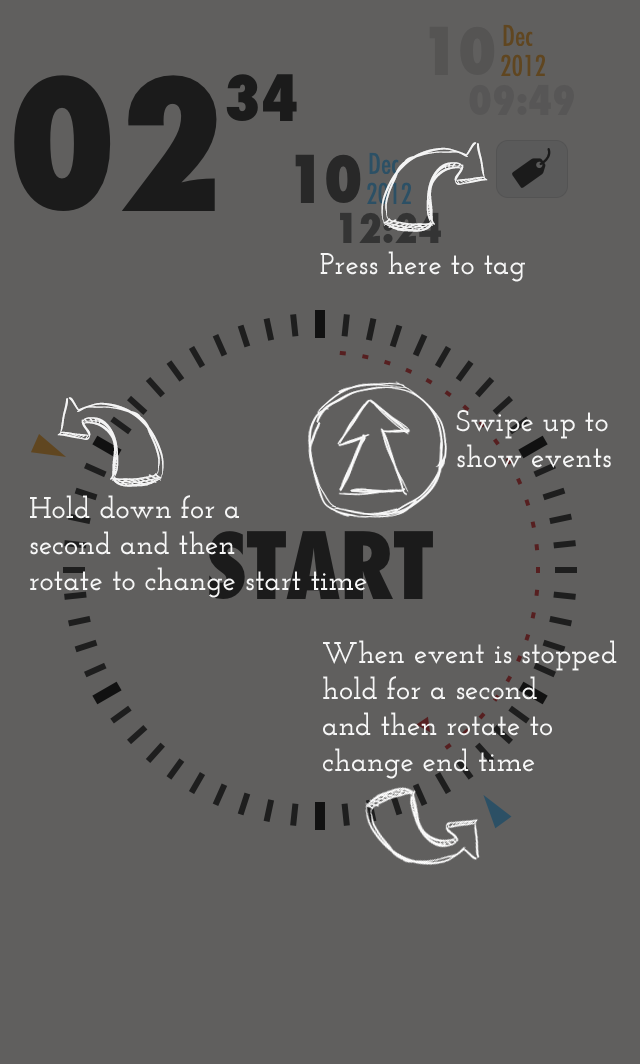
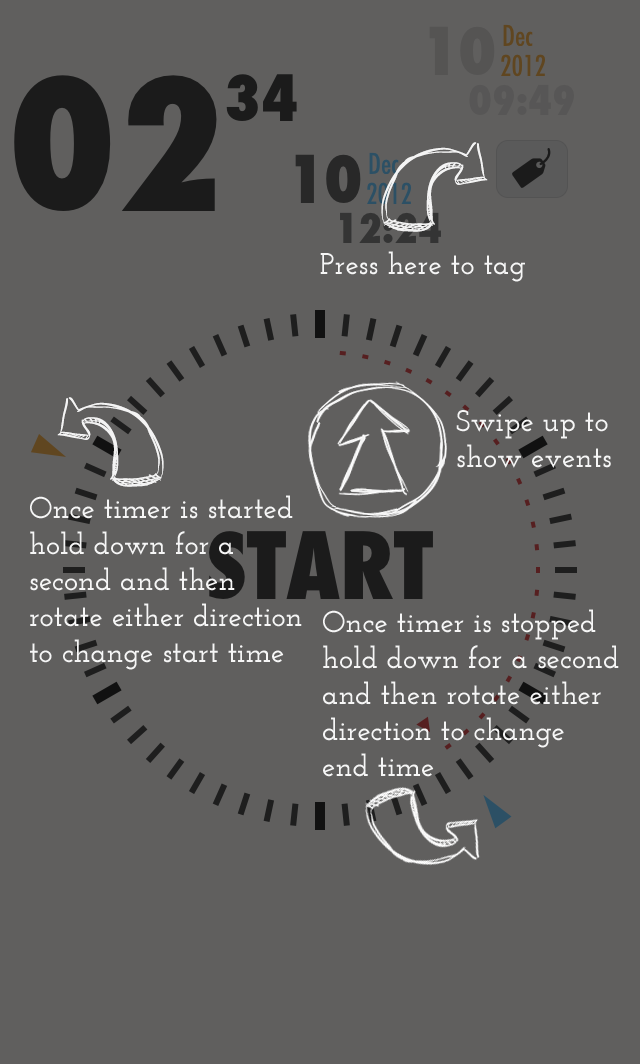
The second 640 x 1064 image is a revision of the first. Changes to its layers:
renamed "When event is stopped hold for a second and then rotate to ch" to "Once timer is stopped hold down for a second and then rotate e", painted on it over box(323, 609, 619, 779)
renamed "Hold down for a second and then rotate to change start time" to "Once timer is started hold down for a second and then rotate", painted on it over box(30, 495, 367, 670)
